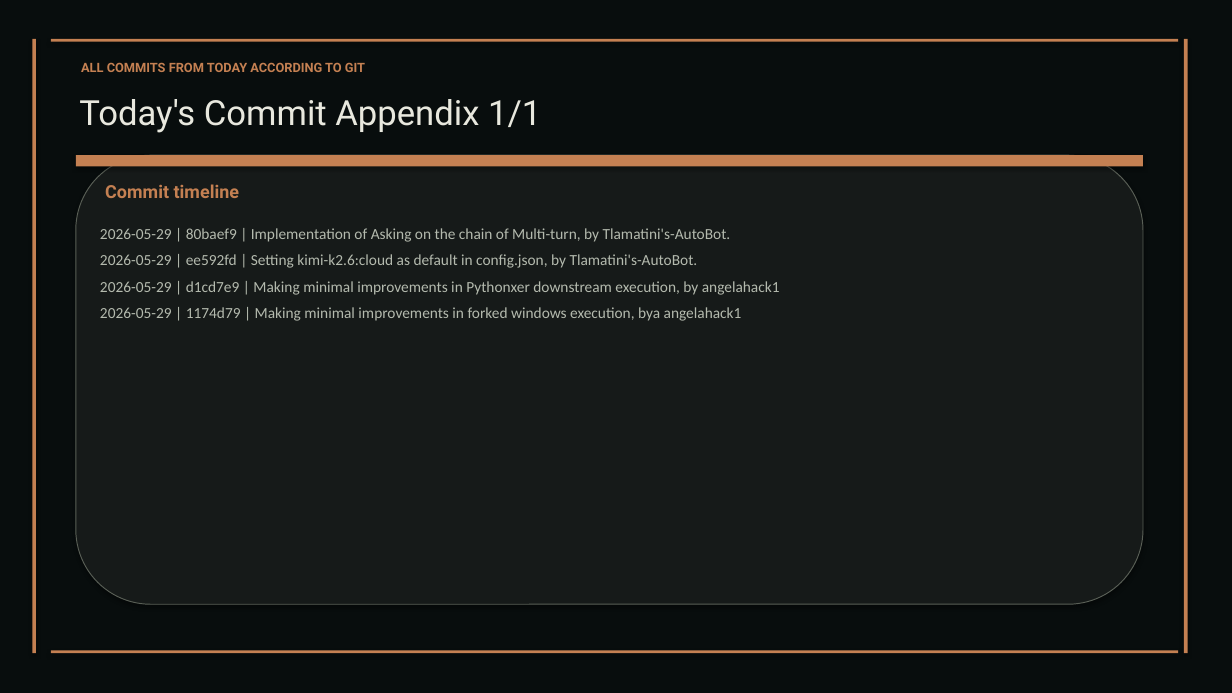
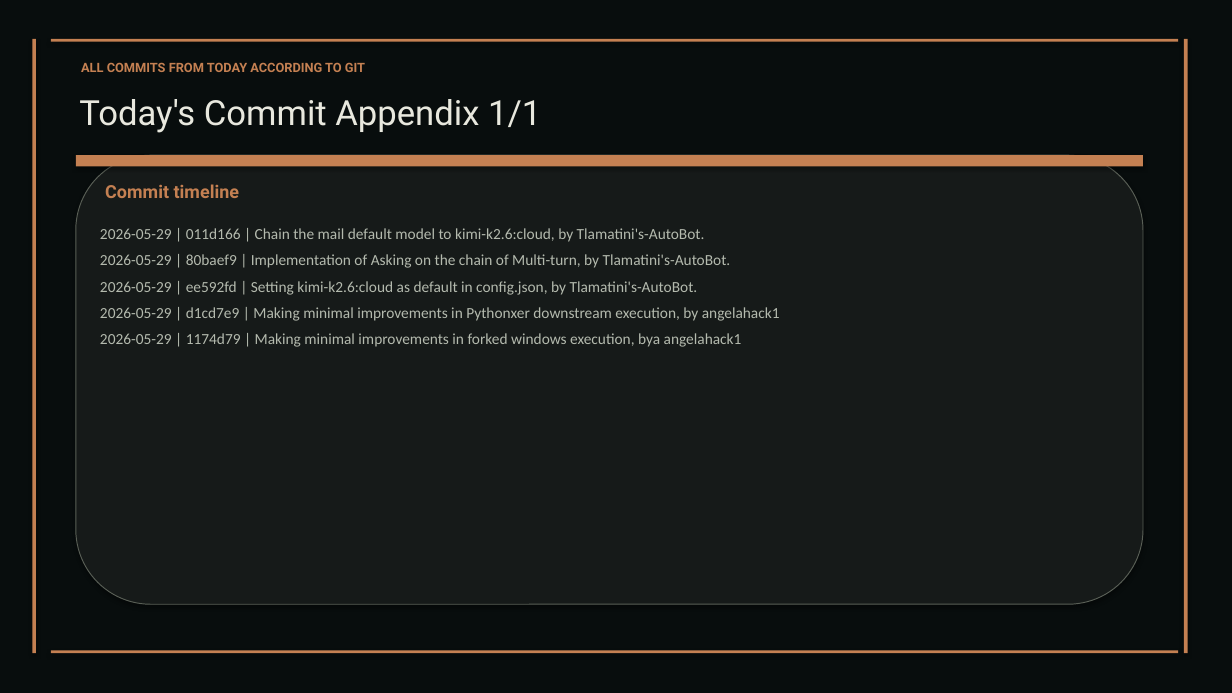
Before and after one commit to XAIHT/Tlamatini, a slide deck: slide 45 of Tlamatini_eXtended_Artificial_Intelligence_Humanly_Tempered.pptx (slide 47 before the commit). Drawn at 1232x693 pixels with LibreOffice and Linux fonts; fonts in the diff are those of the drawing. Boxes give left, top, right and bottom in pixels: in the first picture for what was removed or moved away, otherwise in the second. Text is boxed around its words. In the diff, an @@ line names an element or a change of style, - is before the commit and + after.

Commit message:
Updating visual documentation, by Tlamatini's-AutoBot.

```diff
--- a/Tlamatini_eXtended_Artificial_Intelligence_Humanly_Tempered.pptx
+++ b/Tlamatini_eXtended_Artificial_Intelligence_Humanly_Tempered.pptx
@@ text at box(100, 228, 705, 242): paragraph added @@
+2026-05-29 | 011d166 | Chain the mail default model to kimi-k2.6:cloud, by Tlamatini's-AutoBot.
```
Also in this commit, not shown: 4 other slides changed, 2 slides removed, 2 other files.
